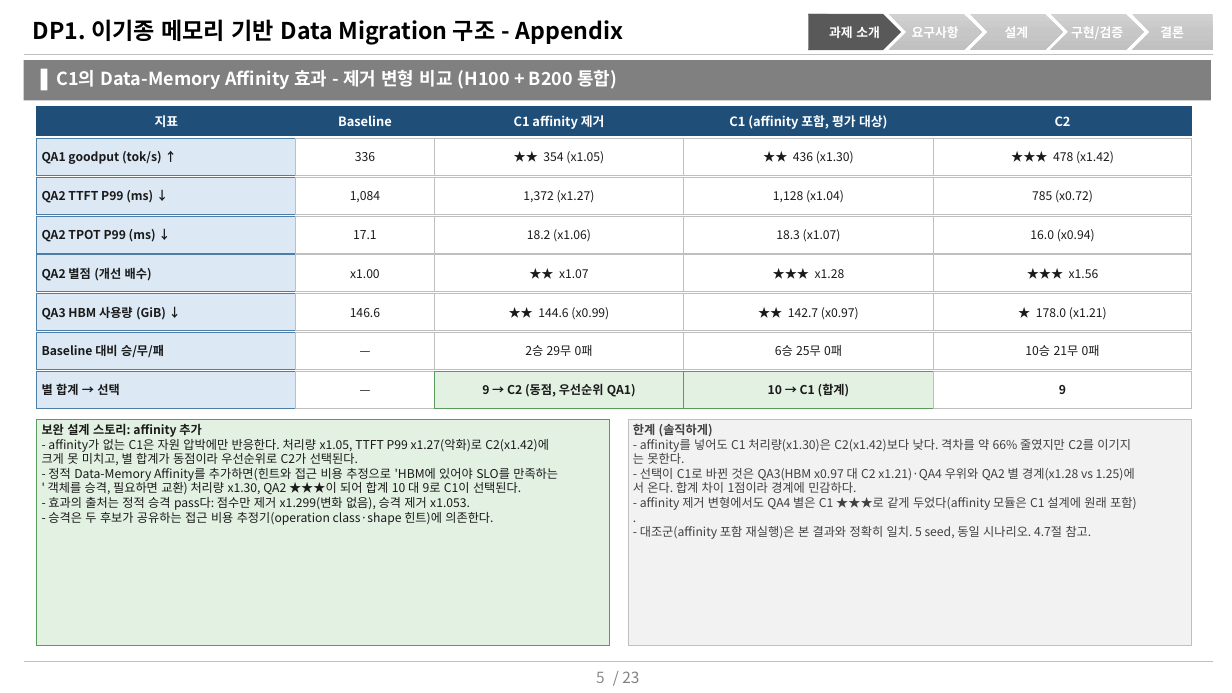
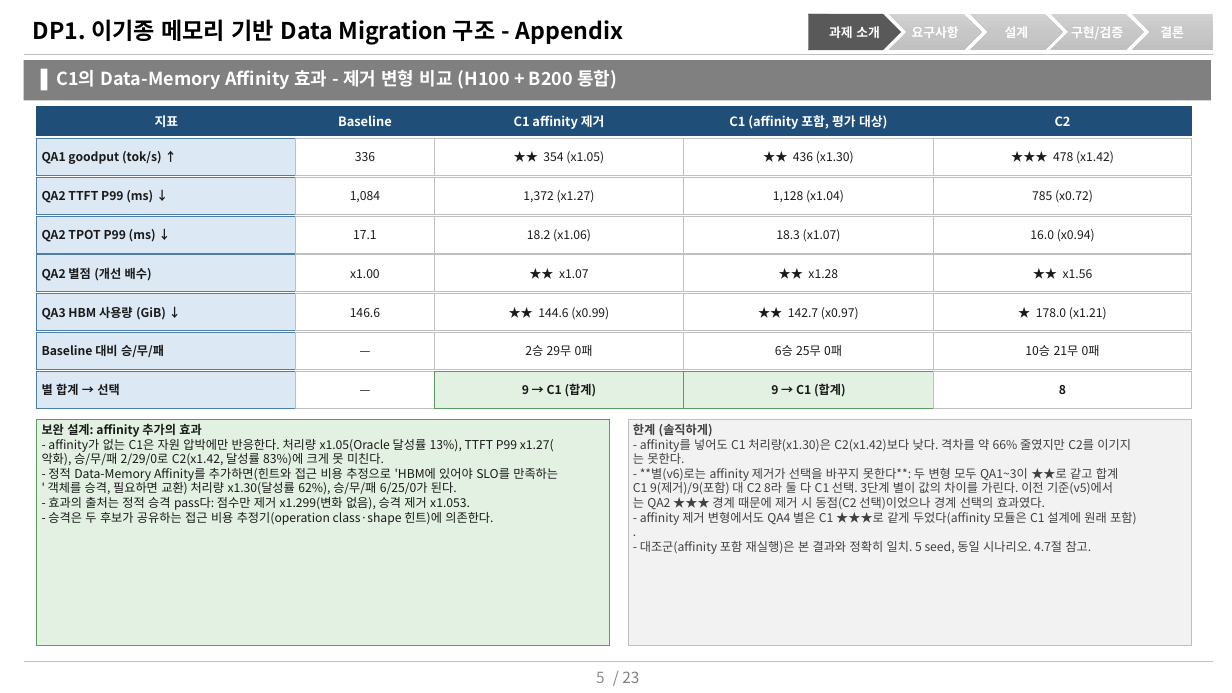
Before and after one commit to mkim0628/vllm, a slide deck: slide 5 of doc-mk/DP1/DP1-appendix-qa-result.pptx. Drawn at 1232x693 pixels with LibreOffice and Linux fonts; fonts in the diff are those of the drawing. Boxes give left, top, right and bottom in pixels: in the first picture for what was removed or moved away, otherwise in the second. Text is boxed around its words. In the diff, an @@ line names an element or a change of style, - is before the commit and + after.

```diff
--- a/doc-mk/DP1/DP1-appendix-qa-result.pptx
+++ b/doc-mk/DP1/DP1-appendix-qa-result.pptx
@@ text in rectangle at (808,269,838,278): text changed @@
-★★★ x1.28
+★★ x1.28
@@ text in rectangle at (1063,269,1093,278): text changed @@
-★★★ x1.56
+★★ x1.56
@@ text in rectangle at (522,383,597,397): text changed @@
-9 → C2 (동점, 우선순위 QA1)
+9 → C1 (합계)
@@ text in rectangle at (771,383,846,397): text changed @@
-10 → C1 (합계)
+9 → C1 (합계)
@@ text in rectangle at (42,423,554,466): text changed @@
-보완 설계 스토리: affinity 추가
-- affinity가 없는 C1은 자원 압박에만 반응한다. 처리량 x1.05, TTFT P99 x1.27(악화)로 C2(x1.42)에
-크게 못 미치고, 별 합계가 동점이라 우선순위로 C2가 선택된다.
+보완 설계: affinity 추가의 효과
+- affinity가 없는 C1은 자원 압박에만 반응한다. 처리량 x1.05(Oracle 달성률 13%), TTFT P99 x1.27(
+악화), 승/무/패 2/29/0로 C2(x1.42, 달성률 83%)에 크게 못 미친다.
@@ text in rectangle at (633,468,1118,509): text changed @@
-- 선택이 C1로 바뀐 것은 QA3(HBM x0.97 대 C2 x1.21)·QA4 우위와 QA2 별 경계(x1.28 vs 1.25)에
-서 온다. 합계 차이 1점이라 경계에 민감하다.
+- **별(v6)로는 affinity 제거가 선택을 바꾸지 못한다**: 두 변형 모두 QA1~3이 ★★로 같고 합계
+C1 9(제거)/9(포함) 대 C2 8라 둘 다 C1 선택. 3단계 별이 값의 차이를 가린다. 이전 기준(v5)에서
+는 QA2 ★★★ 경계 때문에 제거 시 동점(C2 선택)이었으나 경계 선택의 효과였다.
@@ text in rectangle at (48,480,457,495): text changed @@
-' 객체를 승격, 필요하면 교환) 처리량 x1.30, QA2 ★★★이 되어 합계 10 대 9로 C1이 선택된다.
+' 객체를 승격, 필요하면 교환) 처리량 x1.30(달성률 62%), 승/무/패 6/25/0가 된다.
```
Also in this commit, not shown: 3 other slides changed, 1 slide removed, 15 other files.
